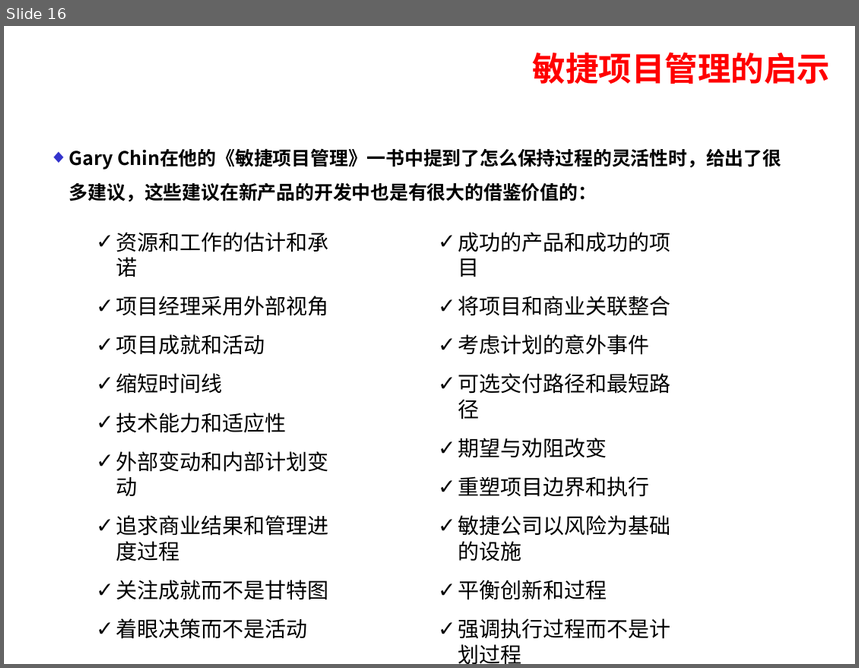
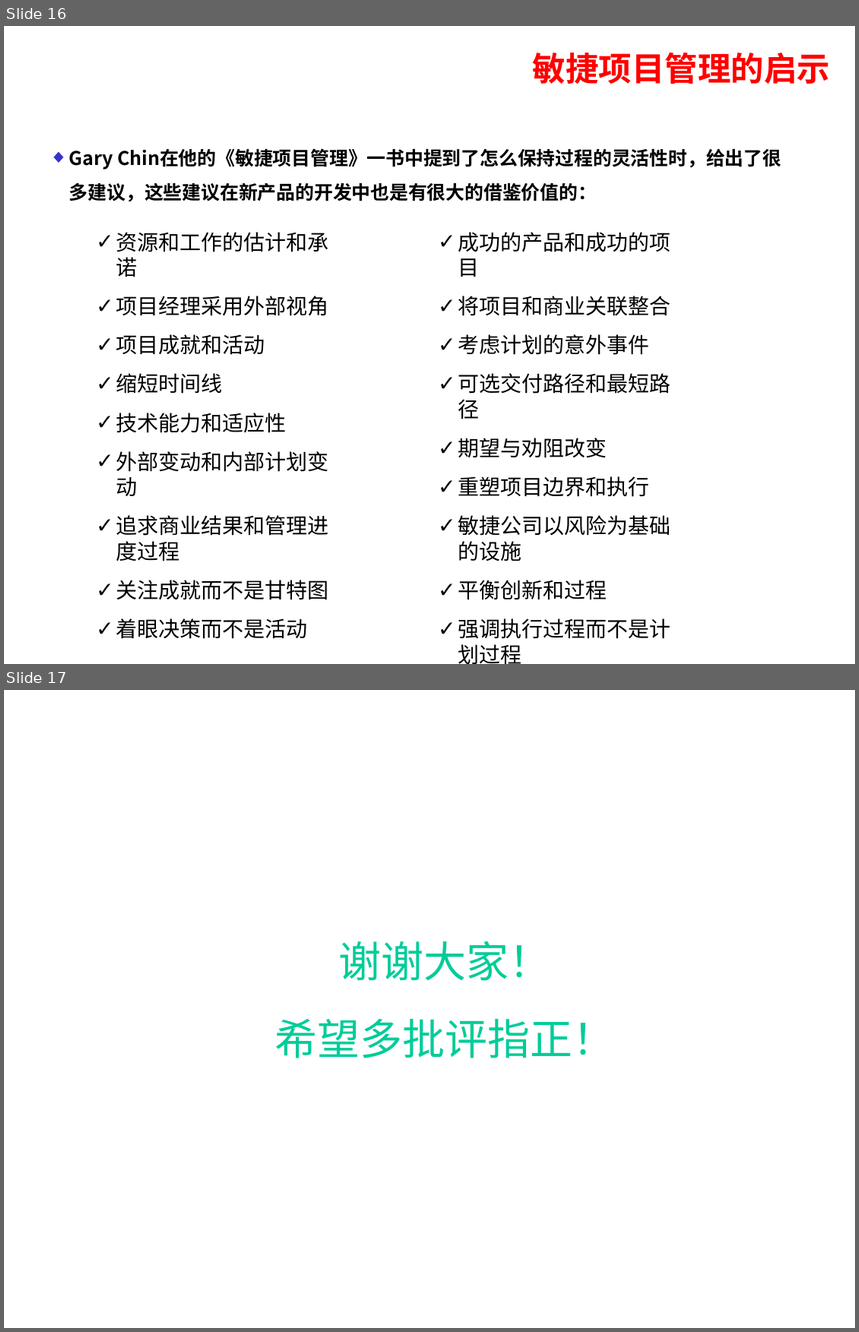
Before and after one commit to CreateChance/pku_project_management, a slide deck: gaochao/Iiterature_study.ppt. Shown one above the other, each under a label of ours: slide 16 before the commit, slides 16 and 17 after it. The pictures are 859x668 and 859x1332 pixels, drawn with LibreOffice and Linux fonts; fonts in the diff are those of the drawing; background and template pictures are left out. Boxes give left, top, right and bottom in pixels: in the first picture for what was removed or moved away, otherwise in the second. Text is boxed around its words. In the diff, an @@ line names an element or a change of style, - is before the commit and + after.

```diff
--- a/gaochao/Iiterature_study.ppt
+++ b/gaochao/Iiterature_study.ppt
@@ slide 17 added at (4,690,855,1328), background picture (left out) @@
@@ text added at (275,941,615,1059), 36 pt, text #00CC99 @@
+谢谢大家！
+希望多批评指正！
```
Also in this commit, not shown: 1 slide removed, 2 other files.
